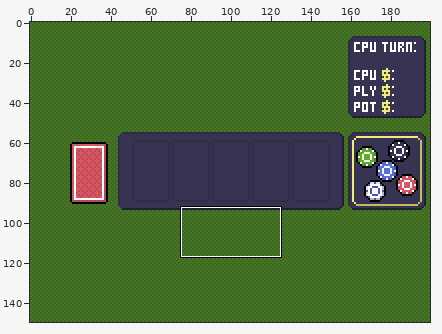
Sprite sheet -- assets/poker-board.png. Above: a wide view before the commit, with the close-up outlined.
Close-up. Before:
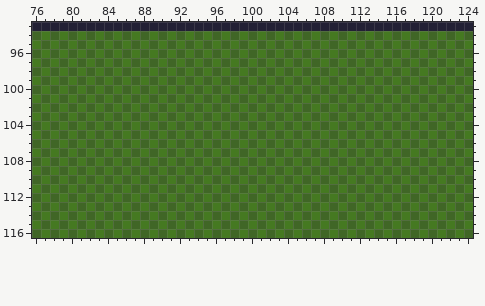
The file is 200x150 pixels. Shown: x 76..124, y 93..116.
After:
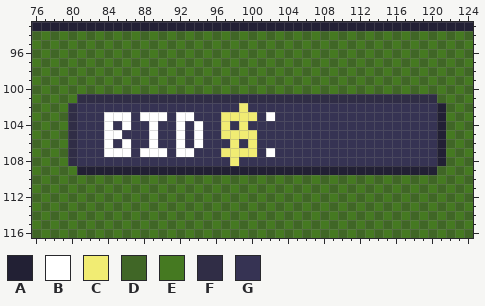
Palette (. is transparent): A #222034  B #ffffff  C #f1ec73  D #406626  E #457921  F #302d46  G #363353
Change:
Changed rows in their new state; - is an unchanged pixel.
first column x 80:
101 -FFFFFFFFFFFFFFFFFFFFFFFFFFFFFFFFFFFFFFFF-
102 FGGGGGGGGGGGGGGGGGGCGGGGGGGGGGGGGGGGGGGGGA
103 FGGGBBBGBBBGBBGGGCCCCGBGGGGGGGGGGGGGGGGGGA
104 FGGGBGBGGBGGBGBGGCGCGGGGGGGGGGGGGGGGGGGGGA
105 FGGGBBGGGBGGBGBGGCCCCGGGGGGGGGGGGGGGGGGGGA
106 FGGGBGBGGBGGBGBGGGCGCGGGGGGGGGGGGGGGGGGGGA
107 FGGGBBBGBBBGBBGGGCCCCGBGGGGGGGGGGGGGGGGGGA
108 FGGGGGGGGGGGGGGGGGCGGGGGGGGGGGGGGGGGGGGGGA
109 -AAAAAAAAAAAAAAAAAAAAAAAAAAAAAAAAAAAAAAAA-
Pixel boxes of the changes (left, top, right, bottom) in both close-ups:
changed: (68, 94, 446, 175)
